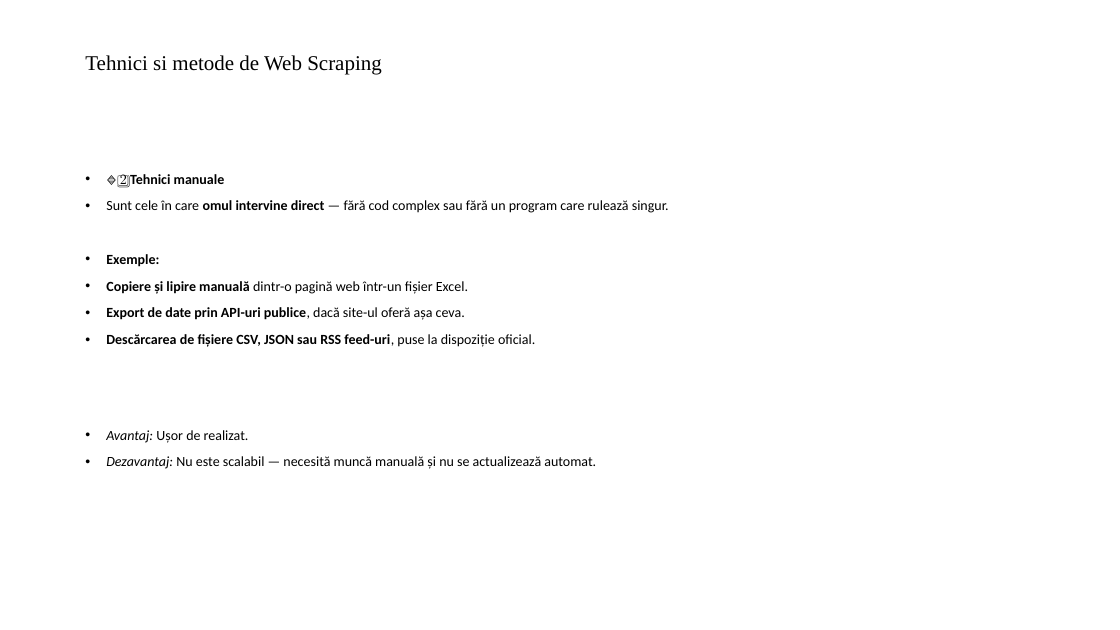
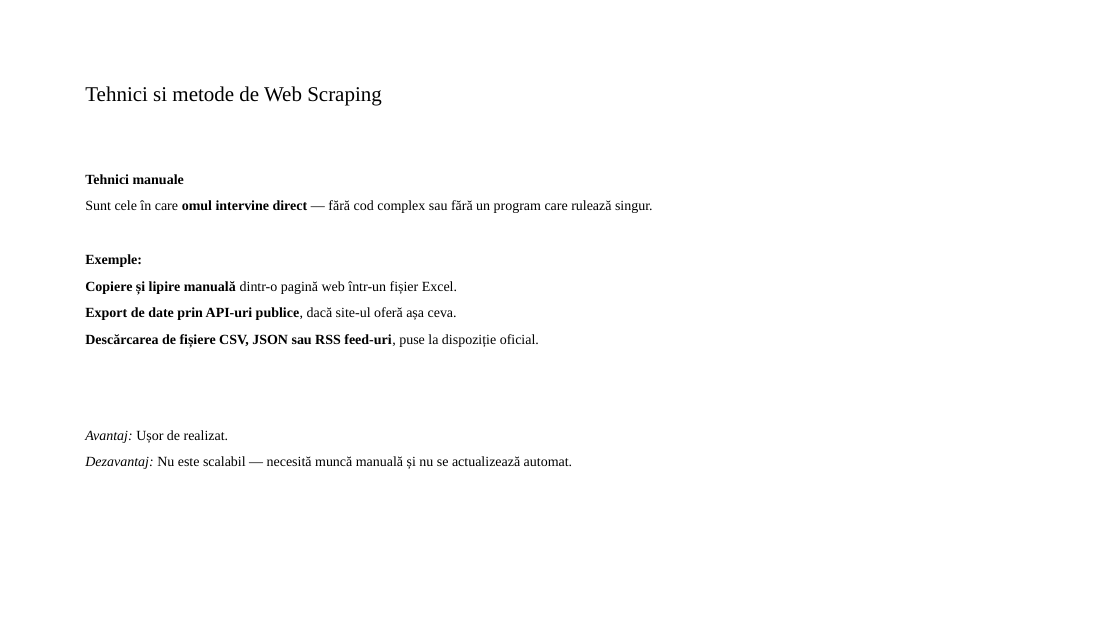
Before and after one commit to lucrari-ase-valentin-gonganau/SIIA---referat---Web-Scraping-and-Data-Extraction-Techniques-for-Predictive-Analytics, a slide deck: slide 3 of prezentare.pptx. Drawn at 1120x630 pixels with LibreOffice and Linux fonts; fonts in the diff are those of the drawing. Boxes give left, top, right and bottom in pixels: in the first picture for what was removed or moved away, otherwise in the second. Text is boxed around its words. In the diff, an @@ line names an element or a change of style, - is before the commit and + after.

```diff
--- a/prezentare.pptx
+++ b/prezentare.pptx
@@ title "Tehnici si metode de Web ...": place and size @@
-title "Tehnici si metode de Web ..." at box(85, 55, 382, 75)
+title "Tehnici si metode de Web ..." at box(85, 86, 382, 106)
@@ text at box(85, 174, 184, 184): text changed; font Calibri to Times New Roman @@
-• 🔹 2️⃣ Tehnici manuale
+Tehnici manuale
@@ text at box(85, 200, 653, 469): font Calibri to Times New Roman; bullet • to none @@
```
Also in this commit, not shown: 3 other slides changed, 1 slide added, 1 slide removed, 1 other file.
